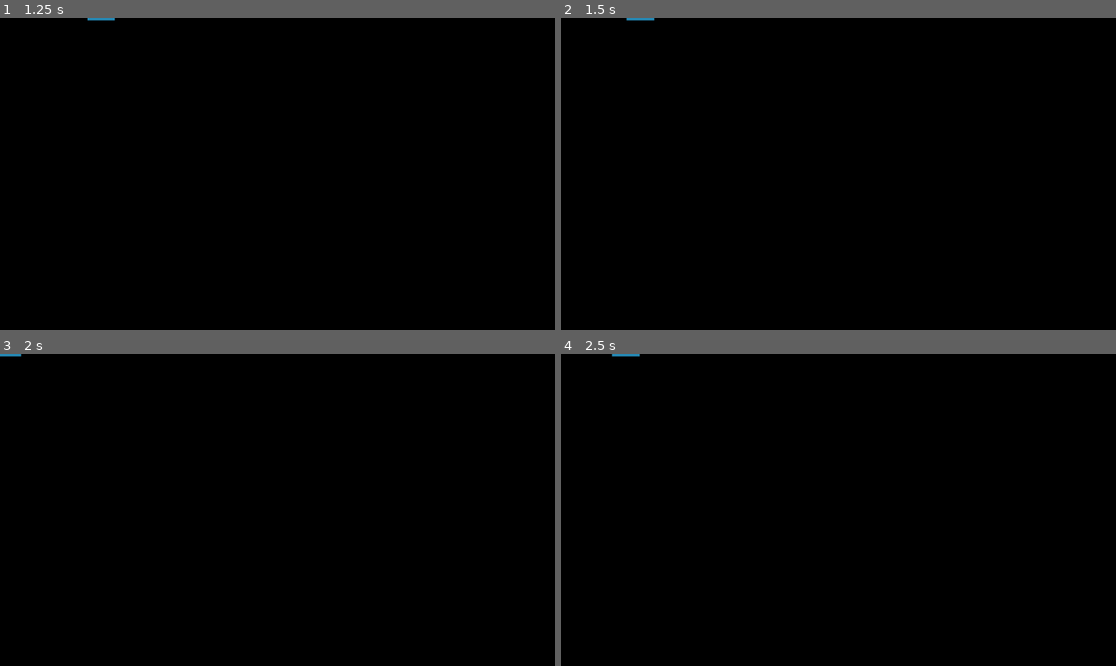
Above: before the commit, frames 1-4 (two rows, left to right).
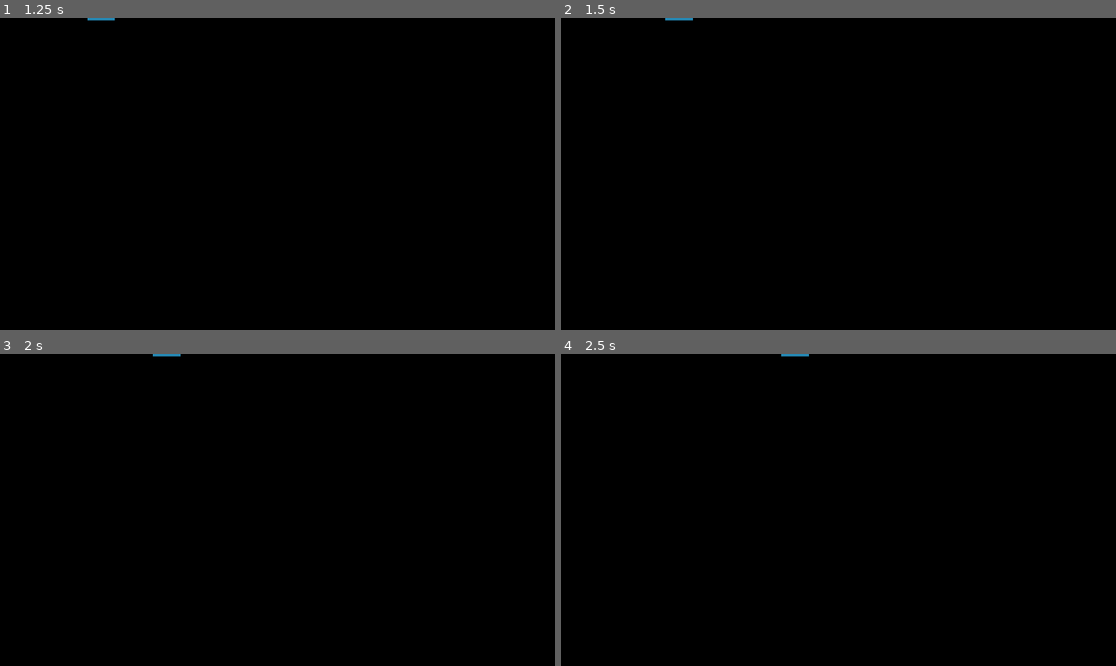
Above: after the commit, the same moments.

Repository: clayton14/simple-brick-breaker-pr
Game: Godot game, scene res://scenes_and_scripts/paddle.tscn
Same seed, same stepped clock (60 frames per second), same inputs: the game is played once before the commit and once after it.
Inputs (mouse positions are in pixels of both pictures, inside the frame that each line leads up to):
- Up to frame 1 (1.25 s): tap Enter at 0.5 s; move the mouse to (399, 158) at 0.52 s; press the mouse at (399, 158) at 0.53 s; hold Right (ui_right) from 0.53 s (still down)
- Up to frame 2 (1.5 s): tap Space at 1.25 s; move the mouse to (727, 189) at 1.27 s; release Right (ui_right) at 1.28 s; release the mouse at (727, 189) at 1.28 s; hold Left (ui_left) from 1.28 s (still down); click (727, 189) at 1.35 s
- Up to frame 3 (2 s): keep holding Left (ui_left)
- Up to frame 4 (2.5 s): tap Enter at 2 s; move the mouse to (894, 441) at 2.02 s; release Left (ui_left) at 2.03 s; press the mouse at (894, 441) at 2.03 s; hold Right (ui_right) from 2.03 s (still down)

Frame 1 is identical in both runs. In frame 2, less than 0.1% of the frame differs, in the area x 11-24%, y 0-1%; in frame 3, less than 0.1%; in frame 4, less than 0.1%.

Commit message:
Add mouse controls

Diff:
--- a/project/project.godot
+++ b/project/project.godot
@@ -27,6 +27,14 @@
 SPDX-FileType: OTHER
 "
 
+[input]
+
+enable_mouse_controls={
+"deadzone": 0.5,
+"events": [ Object(InputEventMouseButton,"resource_local_to_scene":false,"resource_name":"","device":0,"alt":false,"shift":false,"control":false,"meta":false,"command":false,"button_mask":0,"position":Vector2( 0, 0 ),"global_position":Vector2( 0, 0 ),"factor":1.0,"button_index":1,"pressed":false,"doubleclick":false,"script":null)
+ ]
+}
+
 [layer_names]
 
 2d_physics/layer_1="Balls"
--- a/project/scenes_and_scripts/paddle.gd
+++ b/project/scenes_and_scripts/paddle.gd
@@ -5,7 +5,29 @@
 
 
 const MAX_SPEED := 500  # Unit: px/sec
+const MOUSE_CONTROL_DISABLING_ACTIONS := ["ui_left", "ui_right"]
+onready var mouse_controls := false
 
 
-func _physics_process(delta):
-	position.x += Input.get_axis("ui_left", "ui_right") * MAX_SPEED * delta
+func _physics_process(delta: float) -> void:
+	var max_distance_this_tic: float = MAX_SPEED * delta  # Unit: px
+	if mouse_controls:
+		var distance_to_mouse: float = get_local_mouse_position().x
+		if abs(distance_to_mouse) <= max_distance_this_tic:
+			global_position.x = get_global_mouse_position().x
+		elif distance_to_mouse < 0:
+			position.x -= max_distance_this_tic
+		else:
+			position.x += max_distance_this_tic
+	else:
+		position.x += Input.get_axis("ui_left", "ui_right") * max_distance_this_tic
+
+
+func _unhandled_input(event: InputEvent) -> void:
+	if event.is_action_pressed("enable_mouse_controls"):
+		mouse_controls = true
+	else:
+		for action in MOUSE_CONTROL_DISABLING_ACTIONS:
+			if event.is_action_pressed(action):
+				mouse_controls = false
+				return
Not shown, changed: .pre-commit-config.yaml
